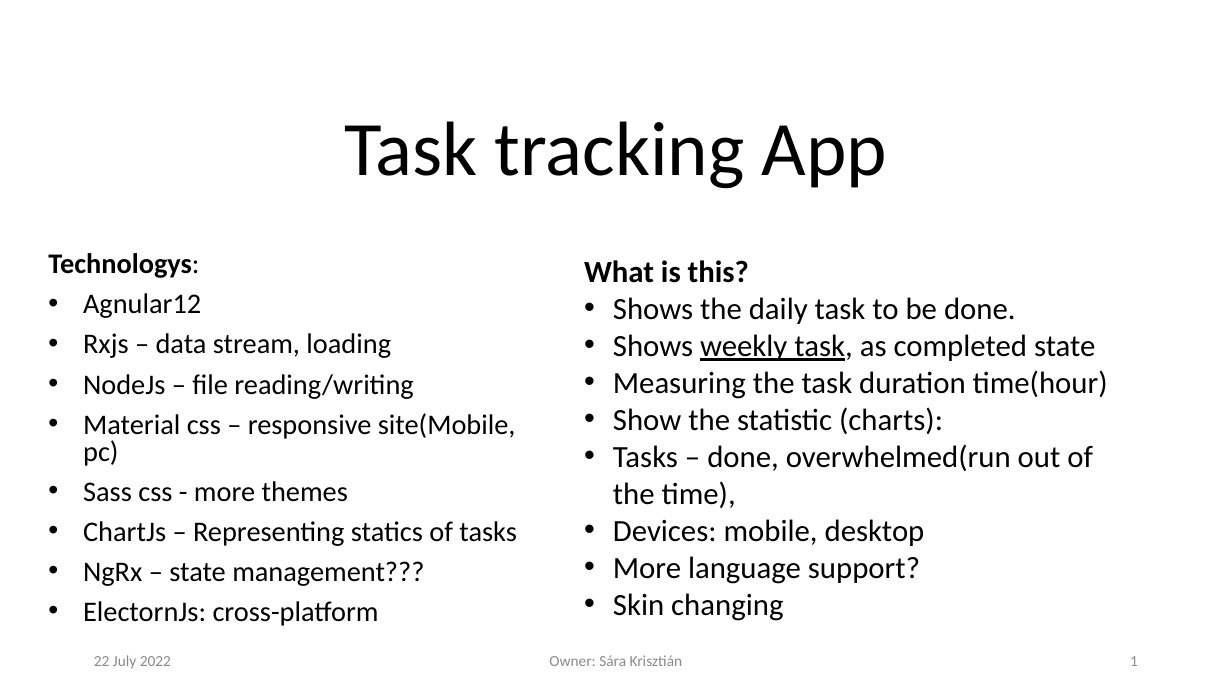
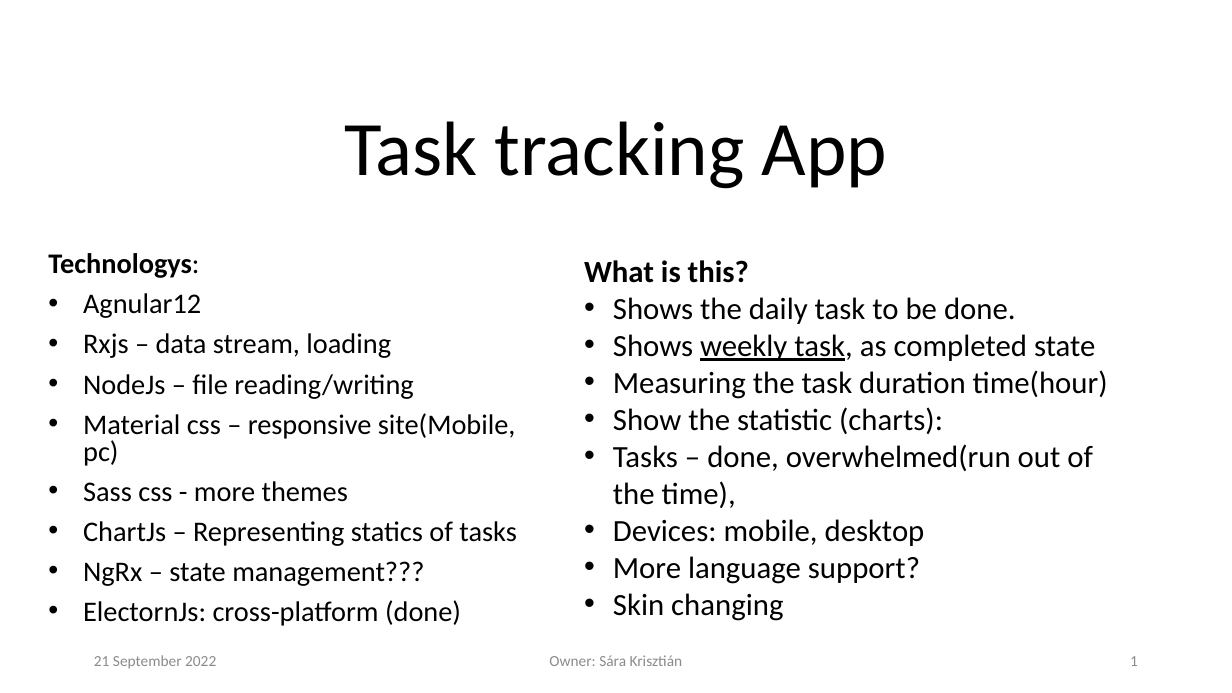
Before and after one commit to krisztian14testgit/ng-task-monitor, a slide deck: slide 1 of plan/TaskTracingApp.pptx. Drawn at 1232x693 pixels with LibreOffice and Linux fonts; fonts in the diff are those of the drawing; background and template pictures are left out. Boxes give left, top, right and bottom in pixels: in the first picture for what was removed or moved away, otherwise in the second. Text is boxed around its words. In the diff, an @@ line names an element or a change of style, - is before the commit and + after.

```diff
--- a/plan/TaskTracingApp.pptx
+++ b/plan/TaskTracingApp.pptx
@@ subtitle at box(83, 600, 461, 626): text changed @@
-• ElectornJs: cross-platform
+• ElectornJs: cross-platform (done)
@@ text at box(94, 655, 216, 669): text changed @@
-22 July 2022
+21 September 2022
```
Also in this commit, not shown: 8 other slides changed.
